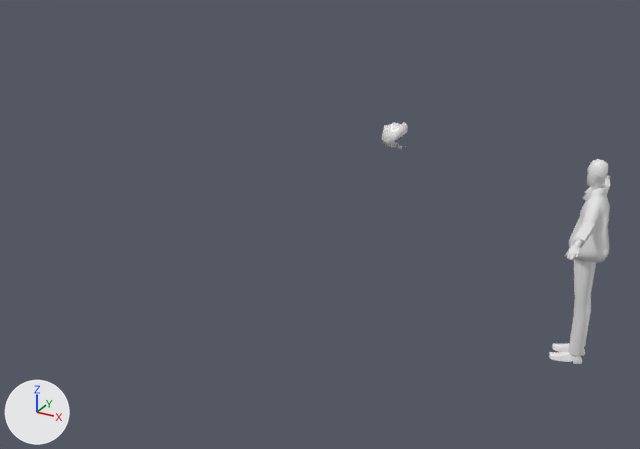
The FBX model Assets/Models/Characters/Rig_Ted.fbx: old version first, new version second.
The view is the same before and after, from a 50 mm lens placed at (2.97, -1.6, 3.86), pointed at (0.19, 3.46, 1.33). Lighting does not change. The marker at lower left points along +X, +Y and +Z. Where no turn or scale is listed for an object, it has been applied to the vertices.

In view in the first picture: 'Ted', 'char_Face_Ted'.
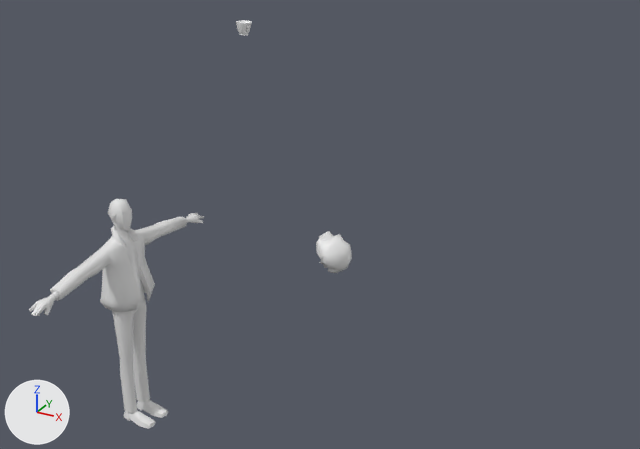
Patch to the scene script:
```diff
--- a/Assets/Models/Characters/Rig_Ted.fbx.py
+++ b/Assets/Models/Characters/Rig_Ted.fbx.py
@@ img_obj_teacup_dif_png @@
+img_obj_teacup_dif_png = load_image('obj_TeaCup_dif.png', '../OBJ/obj_TeaCup_dif.png', 256, 256, 'sRGB')
@@ mat_obj_teacup @@
+mat_obj_teacup = principled_material('obj_TeaCup')
+mat_obj_teacup.texture = img_obj_teacup_dif_png
@@ me_cylinder_017 @@
+me_cylinder_017.from_pydata(...)  # 84 vertices, 84 faces; spans x -0.06..0.062, y -0.059..0.091, z -0.001..0.096
+me_cylinder_017.materials.append(mat_obj_teacup)  # picture img_obj_teacup_dif_png
@@ ob_char_face_ted @@
 ob_char_face_ted = bpy.data.objects.new('char_Face_Ted', me_plane)
-ob_char_face_ted.location = (0.323, 4.65, 1.652)
-ob_char_face_ted.rotation_euler = (1.571, 0.0, -1.486)  # degrees (90, 0, -85)
+ob_char_face_ted.location = (0.723, 2.478, 1.652)
+ob_char_face_ted.rotation_euler = (1.571, 0.0, 1.571)  # degrees (90, 0, 90)
 ob_char_face_ted.scale = (1.38, 1.38, 1.38)
@@ ob_ted @@
 ob_ted = bpy.data.objects.new('Ted', me_cube_077)
-ob_ted.location = (1.811, 4.777, 0.0)
-ob_ted.rotation_euler = (0.0, 0.0, -1.486)  # degrees (0, 0, -85)
+ob_ted.location = (-0.771, 2.478, 0.0)
+ob_ted.rotation_euler = (0.0, 0.0, 1.571)  # degrees (0, 0, 90)
@@ ob_obj_teacup_001 @@
+ob_obj_teacup_001 = bpy.data.objects.new('obj_TeaCup.001', me_cylinder_017)
+ob_obj_teacup_001.location = (-0.748, 3.983, 2.484)
```

Changed parts and their boxes (x1, y1, x2, y2) in the pictures (640 x 449 px):
'Ted', moved, turned: before (549, 159, 610, 364); after (29, 199, 204, 429)
'char_Face_Ted', moved, turned: before (382, 122, 408, 149); after (316, 231, 352, 273)
'obj_TeaCup.001', added: after (236, 20, 252, 36)
